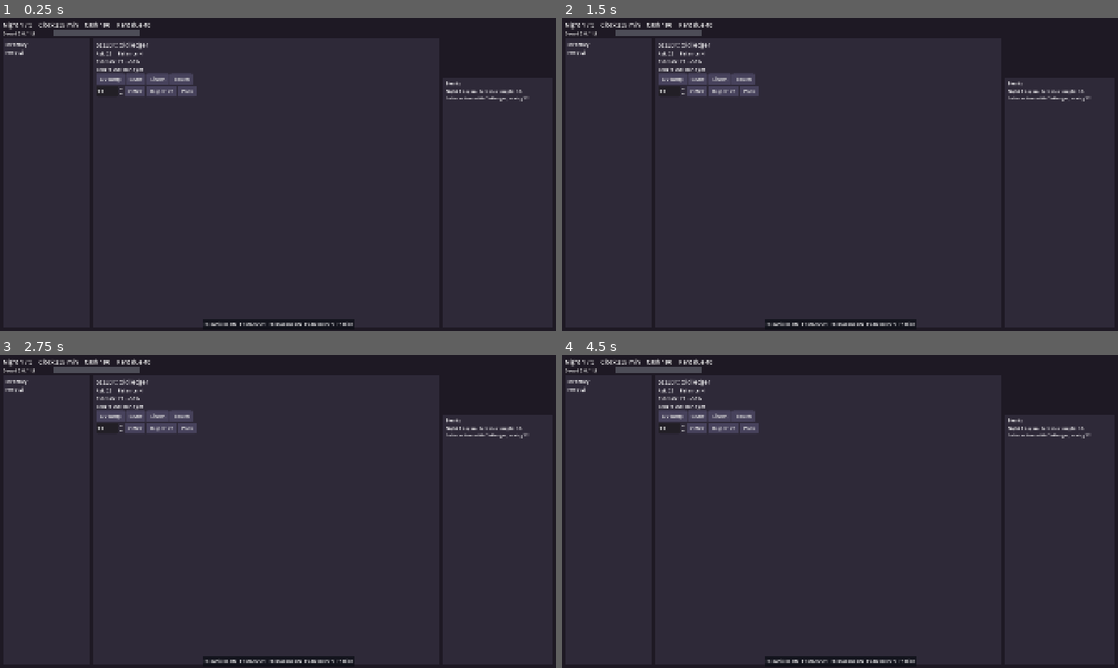
Above: before the commit, frames 1-4 (two rows, left to right).
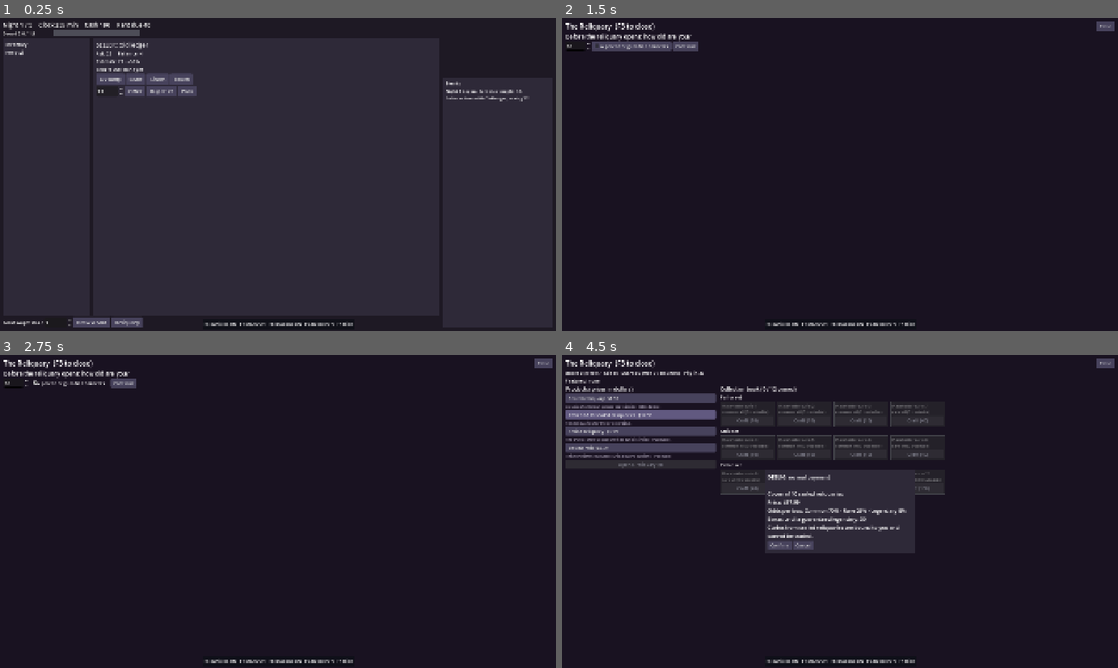
Above: after the commit, the same moments.

Repository: Proximo0/CursedPawn
Game: Godot game, scene res://game/shop/shop_debug.tscn
Two runs of this game, one before a commit and one after it. Both use one fixed random seed, a clock stepped at 60 frames per second and the inputs below.
Inputs (mouse positions are in pixels of both pictures, inside the frame that each line leads up to):
- Up to frame 1 (0.25 s): no input
- Up to frame 2 (1.5 s): click (650, 321) at 0.5 s, where only the run after the commit has a clickable "Draw a card"; click (689, 321) at 1.25 s, where only the run after the commit has a clickable "Reliquary"
- Up to frame 3 (2.75 s): click (72, 383) at 2 s, where only the run after the commit has a clickable "A parent or guardian consents"
- Up to frame 4 (4.5 s): click (684, 383) at 2.75 s, where only the run after the commit has a clickable "Continue"; click (639, 398) at 3.5 s, where only the run after the commit has a clickable "Sealed reliquary $1.99"; click (639, 414) at 4.25 s, where only the run after the commit has a clickable "Coven of 10 sealed reliquarie…"

The runs differ from the first frame. In frame 1, 0.6% of the frame differs, in the area x 0-26%, y 95-99%; in frame 2, 3.4%; in frame 3, 3.1%; in frame 4, 7.9%, in the area x 0-100%, y 1-63%.

Commit message:
Debug build: reliquary shop (F3) and tarot wager table
Age gate, products in dollars, confirm dialog with odds and pity, reveal, collection book with crafting and set
completion, dev featured picker. Tarot wager row in the shop; a won run leaves a free reliquary.

Co-Authored-By: Claude Opus 5.5 <noreply@anthropic.com>
Claude-Session: https://claude.ai/code/session_015fEAdbQ2FPPh8HLp7SgFtw

Diff:
--- /dev/null
+++ b/game/shop/relic_shop_panel.gd
@@ -0,0 +1,450 @@
+class_name RelicShopPanel
+extends CanvasLayer
+## Debug reliquary shop and collection book over CurioCollection and RelicStore. No real payment: the confirm
+## step calls RelicStore.fulfill directly. Toggle with F3 or ShopDebug's "Reliquary" button.
+
+const REVEAL_SECS: float = 1.5
+const CLOSED_TEXT: String = "The reliquary is closed to you."
+const LOCK_TEXT: String = "Curios from sealed reliquaries are bound to you and cannot be traded"
+const COLOR_COMMON: Color = Color(0.55, 0.55, 0.58)
+const COLOR_RARE: Color = Color(0.6, 0.3, 0.85)
+const COLOR_LEGENDARY: Color = Color(0.95, 0.78, 0.2)
+
+var collection: CurioCollection
+var store: RelicStore
+var payments: int = 0
+var reveal_left: float = 0.0
+
+var _root: Control
+var _age_box: VBoxContainer
+var _age_spin: SpinBox
+var _consent: CheckBox
+var _closed_label: Label
+var _shop_box: VBoxContainer
+var _stats_label: Label
+var _featured_label: Label
+var _products_box: VBoxContainer
+var _open_btn: Button
+var _book_box: VBoxContainer
+var _log_label: Label
+var _confirm_panel: PanelContainer
+var _confirm_label: Label
+var _confirm_id: String = ""
+var _reveal_panel: PanelContainer
+var _reveal_label: Label
+var _reveal_style: StyleBoxFlat
+var _featured_pick: OptionButton
+var _log_lines: Array[String] = []
+
+
+## "Common 70% - Rare 25% - Legendary 5%" from CurioCollection.odds().
+static func rsp_odds_text(odds: Dictionary) -> String:
+	var parts: PackedStringArray = []
+	for r: String in CurioCollection.RARITIES:
+		parts.append("%s %d%%" % [r.capitalize(), int(round(float(odds.get(r, 0.0)) * 100.0))])
+	return " · ".join(parts)
+
+
+static func rsp_rarity_color(rarity: String) -> Color:
+	match rarity:
+		CurioCollection.RARE:
+			return COLOR_RARE
+		CurioCollection.LEGENDARY:
+			return COLOR_LEGENDARY
+	return COLOR_COMMON
+
+
+## The confirm dialog body for a RelicStore.quote() dictionary.
+static func rsp_quote_text(q: Dictionary) -> String:
+	if q.is_empty():
+		return CLOSED_TEXT
+	var lines: PackedStringArray = ["DEBUG: no real payment", "", str(q["label"]), "Price: %s" % str(q["price"])]
+	if q.has("odds"):
+		lines.append("Odds per box: %s" % rsp_odds_text(q["odds"]))
+		lines.append("Boxes until a guaranteed legendary: %d" % int(q["pity_left"]))
+	if q.has("shows"):
+		var c: Dictionary = q["shows"]
+		lines.append("Contains: %s (%s)" % [str(c.get("name", "nothing")), str(c.get("rarity", "?"))])
+	lines.append(LOCK_TEXT + "." if not bool(q.get("tradeable", false)) else "Tradeable")
+	return "\n".join(lines)
+
+
+## The reveal text for a CurioCollection.open_box() result.
+static func rsp_reveal_text(r: Dictionary) -> String:
+	if r.is_empty():
+		return "No reliquary to open."
+	var lines: PackedStringArray = [str(r["rarity"]).to_upper(), str(r["name"]),
+		"NEW" if bool(r["new"]) else "Duplicate"]
+	if int(r["shards"]) > 0:
+		lines.append("+%d shards (bound)" % int(r["shards"]))
+	if bool(r.get("pity", false)):
+		lines.append("Pity legendary")
+	lines.append("Tradeable" if bool(r["tradeable"]) else "Bound to you")
+	return "\n".join(lines)
+
+
+## One collection book cell: "<name> x<owned> (<tradeable> tradeable)".
+static func rsp_cell_text(c: Dictionary, owned: int, trade: int) -> String:
+	return "%s\n%s  x%d (%d tradeable)" % [str(c["name"]), str(c["rarity"]), owned, trade]
+
+
+static func rsp_set_done_text(set_name: String) -> String:
+	return "Set complete: %s shop theme unlocked" % set_name
+
+
+func _ready() -> void:
+	layer = 5
+	collection = CurioCollection.create(Flags.seed_value(), Tuning.shared())
+	store = RelicStore.create(collection)
+	_build_ui()
+	_root.visible = false
+	_refresh()
+
+
+func _process(delta: float) -> void:
+	if reveal_left > 0.0:
+		reveal_left -= delta
+		if reveal_left <= 0.0:
+			_reveal_panel.visible = false
+
+
+func _unhandled_input(event: InputEvent) -> void:
+	var key := event as InputEventKey
+	if key != null and key.pressed and not key.echo and key.keycode == KEY_F3:
+		toggle()
+		get_viewport().set_input_as_handled()
+
+
+func toggle() -> void:
+	_root.visible = not _root.visible
+	_refresh()
+
+
+func is_shown() -> bool:
+	return _root.visible
+
+
+## The age question (once). Under 16 without consent leaves the shop closed.
+func submit_age(years: int, consent: bool) -> void:
+	store.set_age(years, consent)
+	_refresh()
+
+
+## Opens the confirm dialog for a product.
+func ask_buy(id: String) -> void:
+	var q: Dictionary = store.quote(id)
+	if q.is_empty():
+		return
+	_confirm_id = id
+	_confirm_label.text = rsp_quote_text(q)
+	_confirm_panel.visible = true
+
+
+func confirm_buy() -> void:
+	_confirm_panel.visible = false
+	if _confirm_id == "":
+		return
+	payments += 1
+	var entry: Dictionary = store.fulfill(_confirm_id, "debug-%d" % payments)
+	if entry.is_empty():
+		_log("Could not deliver %s." % _confirm_id)
+	else:
+		_log("Bought %s for %s." % [str(store.product(_confirm_id)["label"]), RelicStore.dollars(int(entry["price_cents"]))])
+		for c: Variant in entry["delivered"]:
+			_log("Received %s (tradeable)." % str((c as Dictionary).get("name", "?")))
+	_confirm_id = ""
+	_refresh()
+
+
+func open_one() -> Dictionary:
+	var r: Dictionary = collection.open_box()
+	if r.is_empty():
+		return r
+	_reveal_style.bg_color = rsp_rarity_color(str(r["rarity"])).darkened(0.35)
+	_reveal_style.border_color = rsp_rarity_color(str(r["rarity"]))
+	_reveal_label.text = rsp_reveal_text(r)
+	_confirm_panel.visible = false
+	_reveal_panel.visible = true
+	reveal_left = REVEAL_SECS
+	_log("Opened: %s." % str(r["name"]))
+	_refresh()
+	return r
+
+
+func craft_one(id: String) -> void:
+	var r: Dictionary = collection.craft(id)
+	_log("Crafted %s." % str(collection.curio(id)["name"]) if not r.is_empty() else "Not enough shards.")
+	_refresh()
+
+
+## Free reliquary for a won run (called by ShopDebug).
+func reward_run(run: RunState) -> int:
+	var n: int = collection.reward_run(run)
+	if n > 0:
+		_log("A free reliquary appears on the counter.")
+	_refresh()
+	return n
+
+
+func _log(line: String) -> void:
+	_log_lines.append(line)
+	while _log_lines.size() > 6:
+		_log_lines.pop_front()
+	if _log_label != null:
+		_log_label.text = "\n".join(_log_lines)
+
+
+func _refresh() -> void:
+	if _root == null:
+		return
+	for s: String in collection.claim_completed_sets():
+		_log(rsp_set_done_text(s))
+	var gated: bool = not store.age_checked
+	_age_box.visible = gated
+	_closed_label.visible = store.age_checked and not store.age_ok
+	_shop_box.visible = store.is_open()
+	if not store.is_open():
+		return
+	var c: CurioCollection = collection
+	_stats_label.text = "Boxes %d (free %d / paid %d)   Shards %d (free %d / bound %d)   Pity in %d" % [
+		c.boxes(), c.free_boxes, c.paid_boxes, c.shards_free + c.shards_locked, c.shards_free, c.shards_locked,
+		c.pity_left()]
+	var feat: Dictionary = c.curio(c.featured_id)
+	_featured_label.text = "Featured: %s" % (str(feat["name"]) if not feat.is_empty() else "none")
+	_open_btn.disabled = c.boxes() <= 0
+	_open_btn.text = "Open a reliquary (%d)" % c.boxes()
+	_rebuild_products()
+	_rebuild_book()
+	_log_label.text = "\n".join(_log_lines)
+
+
+func _rebuild_products() -> void:
+	_clear(_products_box)
+	for p: Dictionary in store.products:
+		var b := Button.new()
+		b.text = "%s  %s" % [str(p["label"]), RelicStore.dollars(int(p["price_cents"]))]
+		b.tooltip_text = str(p.get("blurb", ""))
+		b.alignment = HORIZONTAL_ALIGNMENT_LEFT
+		b.pressed.connect(ask_buy.bind(str(p["id"])))
+		_products_box.add_child(b)
+		var blurb := _label_of(str(p.get("blurb", "")), 13, 520.0)
+		blurb.add_theme_color_override("font_color", Color(0.65, 0.62, 0.7))
+		_products_box.add_child(blurb)
+
+
+func _rebuild_book() -> void:
+	_clear(_book_box)
+	_book_box.add_child(_label_of("Collection book (%d / %d owned)" % [collection.owned.size(), collection.curios.size()], 18))
+	var groups: Dictionary = collection.sets()
+	for set_name: String in groups:
+		_book_box.add_child(_label_of("%s set%s" % [set_name.capitalize(), "  (complete)" if collection.claimed_sets.has(set_name) else ""], 16))
+		var row := HBoxContainer.new()
+		row.add_theme_constant_override("separation", 6)
+		_book_box.add_child(row)
+		for id: Variant in groups[set_name]:
+			row.add_child(_cell(collection.curio(str(id))))
+
+
+func _cell(cur: Dictionary) -> Control:
+	var id: String = str(cur["id"])
+	var have: int = int(collection.owned.get(id, 0))
+	var pc := PanelContainer.new()
+	pc.custom_minimum_size = Vector2(190, 0)
+	var sb := StyleBoxFlat.new()
+	var col: Color = rsp_rarity_color(str(cur["rarity"]))
+	sb.bg_color = col.darkened(0.6) if have > 0 else Color(0.14, 0.13, 0.16)
+	sb.border_color = col if have > 0 else Color(0.25, 0.25, 0.28)
+	sb.set_border_width_all(2)
+	sb.set_content_margin_all(6.0)
+	pc.add_theme_stylebox_override("panel", sb)
+	var v := VBoxContainer.new()
+	pc.add_child(v)
+	var l := _label_of(rsp_cell_text(cur, have, int(collection.tradeable.get(id, 0))), 13, 175.0)
+	if have <= 0:
+		l.modulate = Color(1, 1, 1, 0.4)
+	v.add_child(l)
+	var cost: int = collection.craft_cost(id)
+	var craft := Button.new()
+	craft.text = "Craft (%d)" % cost
+	craft.disabled = collection.shards_free + collection.shards_locked < cost
+	craft.pressed.connect(craft_one.bind(id))
+	v.add_child(craft)
+	return pc
+
+
+func _clear(box: Control) -> void:
+	for ch: Node in box.get_children():
+		box.remove_child(ch)
+		ch.queue_free()
+
+
+func _label_of(text: String, size: int = 16, wrap_width: float = 0.0) -> Label:
+	var l := Label.new()
+	l.text = text
+	l.add_theme_font_size_override("font_size", size)
+	if wrap_width > 0.0:
+		l.autowrap_mode = TextServer.AUTOWRAP_WORD_SMART
+		l.custom_minimum_size = Vector2(wrap_width, 0)
+	return l
+
+
+func _make_theme() -> Theme:
+	var th := Theme.new()
+	th.default_font_size = 16
+	var states: Dictionary = {
+		"normal": Color(0.28, 0.26, 0.36), "hover": Color(0.38, 0.35, 0.5),
+		"pressed": Color(0.5, 0.3, 0.3), "disabled": Color(0.18, 0.17, 0.2),
+	}
+	for st: String in states:
+		var sb := StyleBoxFlat.new()
+		sb.bg_color = states[st]
+		sb.set_corner_radius_all(4)
+		sb.content_margin_left = 10.0
+		sb.content_margin_right = 10.0
+		sb.content_margin_top = 4.0
+		sb.content_margin_bottom = 4.0
+		th.set_stylebox(st, "Button", sb)
+	th.set_color("font_disabled_color", "Button", Color(0.5, 0.5, 0.55))
+	var panel := StyleBoxFlat.new()
+	panel.bg_color = Color(0.18, 0.16, 0.22)
+	panel.set_content_margin_all(10.0)
+	th.set_stylebox("panel", "PanelContainer", panel)
+	return th
+
+
+func _build_ui() -> void:
+	_root = Control.new()
+	_root.set_anchors_preset(Control.PRESET_FULL_RECT)
+	_root.theme = _make_theme()
+	add_child(_root)
+	var bg := ColorRect.new()
+	bg.color = Color(0.1, 0.07, 0.13)
+	bg.set_anchors_preset(Control.PRESET_FULL_RECT)
+	_root.add_child(bg)
+	var margin := MarginContainer.new()
+	margin.set_anchors_preset(Control.PRESET_FULL_RECT)
+	for side: String in ["left", "right", "top", "bottom"]:
+		margin.add_theme_constant_override("margin_" + side, 12)
+	_root.add_child(margin)
+	var page := VBoxContainer.new()
+	margin.add_child(page)
+	var head := HBoxContainer.new()
+	page.add_child(head)
+	var title := _label_of("The Reliquary  (F3 to close)", 24)
+	title.size_flags_horizontal = Control.SIZE_EXPAND_FILL
+	head.add_child(title)
+	var close := Button.new()
+	close.text = "Close"
+	close.pressed.connect(toggle)
+	head.add_child(close)
+	_build_age_gate(page)
+	_closed_label = _label_of(CLOSED_TEXT, 28)
+	_closed_label.add_theme_color_override("font_color", Color(1.0, 0.4, 0.4))
+	_closed_label.visible = false
+	page.add_child(_closed_label)
+	_shop_box = VBoxContainer.new()
+	_shop_box.size_flags_vertical = Control.SIZE_EXPAND_FILL
+	page.add_child(_shop_box)
+	_build_shop(_shop_box)
+	_build_overlays()
+
+
+func _build_age_gate(page: VBoxContainer) -> void:
+	_age_box = VBoxContainer.new()
+	page.add_child(_age_box)
+	_age_box.add_child(_label_of("Before the reliquary opens: how old are you?", 20))
+	var row := HBoxContainer.new()
+	_age_box.add_child(row)
+	_age_spin = SpinBox.new()
+	_age_spin.min_value = 1
+	_age_spin.max_value = 120
+	_age_spin.value = 18
+	row.add_child(_age_spin)
+	_consent = CheckBox.new()
+	_consent.text = "A parent or guardian consents"
+	row.add_child(_consent)
+	var go := Button.new()
+	go.text = "Continue"
+	go.pressed.connect(func() -> void: submit_age(int(_age_spin.value), _consent.button_pressed))
+	row.add_child(go)
+
+
+func _build_shop(box: VBoxContainer) -> void:
+	_stats_label = _label_of("", 16)
+	box.add_child(_stats_label)
+	var feat_row := HBoxContainer.new()
+	box.add_child(feat_row)
+	_featured_label = _label_of("", 16)
+	feat_row.add_child(_featured_label)
+	if Flags.dev_menu():
+		_featured_pick = OptionButton.new()
+		_featured_pick.add_item("Set featured: none")
+		for c: Dictionary in collection.curios:
+			_featured_pick.add_item(str(c["name"]))
+		_featured_pick.item_selected.connect(_on_featured_picked)
+		feat_row.add_child(_featured_pick)
+	var cols := HBoxContainer.new()
+	cols.size_flags_vertical = Control.SIZE_EXPAND_FILL
+	cols.add_theme_constant_override("separation", 14)
+	box.add_child(cols)
+	var left := VBoxContainer.new()
+	left.custom_minimum_size = Vector2(430, 0)
+	cols.add_child(left)
+	left.add_child(_label_of("Products (prices in dollars)", 18))
+	_products_box = VBoxContainer.new()
+	left.add_child(_products_box)
+	_open_btn = Button.new()
+	_open_btn.pressed.connect(open_one)
+	left.add_child(_open_btn)
+	_log_label = _label_of("", 14, 420.0)
+	left.add_child(_log_label)
+	var scroll := ScrollContainer.new()
+	scroll.size_flags_horizontal = Control.SIZE_EXPAND_FILL
+	scroll.horizontal_scroll_mode = ScrollContainer.SCROLL_MODE_DISABLED
+	cols.add_child(scroll)
+	_book_box = VBoxContainer.new()
+	_book_box.size_flags_horizontal = Control.SIZE_EXPAND_FILL
+	scroll.add_child(_book_box)
+
+
+func _build_overlays() -> void:
+	_confirm_panel = PanelContainer.new()
+	_confirm_panel.set_anchors_preset(Control.PRESET_CENTER)
+	_confirm_panel.custom_minimum_size = Vector2(520, 0)
+	_confirm_panel.grow_horizontal = Control.GROW_DIRECTION_BOTH
+	_confirm_panel.grow_vertical = Control.GROW_DIRECTION_BOTH
+	var cv := VBoxContainer.new()
+	_confirm_panel.add_child(cv)
+	_confirm_label = _label_of("", 18, 500.0)
+	cv.add_child(_confirm_label)
+	var row := HBoxContainer.new()
+	cv.add_child(row)
+	var ok := Button.new()
+	ok.text = "Confirm"
+	ok.pressed.connect(confirm_buy)
+	row.add_child(ok)
+	var no := Button.new()
+	no.text = "Cancel"
+	no.pressed.connect(func() -> void: _confirm_panel.visible = false)
+	row.add_child(no)
+	_confirm_panel.visible = false
+	_root.add_child(_confirm_panel)
+	_reveal_panel = PanelContainer.new()
+	_reveal_panel.set_anchors_preset(Control.PRESET_CENTER)
+	_reveal_panel.custom_minimum_size = Vector2(360, 200)
+	_reveal_panel.grow_horizontal = Control.GROW_DIRECTION_BOTH
+	_reveal_panel.grow_vertical = Control.GROW_DIRECTION_BOTH
+	_reveal_style = StyleBoxFlat.new()
+	_reveal_style.set_border_width_all(4)
+	_reveal_style.set_content_margin_all(16.0)
+	_reveal_panel.add_theme_stylebox_override("panel", _reveal_style)
+	_reveal_label = _label_of("", 24)
+	_reveal_label.horizontal_alignment = HORIZONTAL_ALIGNMENT_CENTER
+	_reveal_panel.add_child(_reveal_label)
+	_reveal_panel.visible = false
+	_root.add_child(_reveal_panel)
+
+
+func _on_featured_picked(index: int) -> void:
+	collection.set_featured("" if index == 0 else str(collection.curios[index - 1]["id"]))
+	_refresh()
--- a/game/shop/shop_debug.gd
+++ b/game/shop/shop_debug.gd
@@ -30,6 +30,10 @@
 var _end_box: VBoxContainer
 var _end_label: Label
 var _offer_spin: SpinBox
+var _wager_spin: SpinBox
+var _wager_btn: Button
+var _relics: RelicShopPanel
+var _rewarded: bool = false
 
 
 ## One event Dictionary as a readable log line.
@@ -68,6 +72,9 @@
 			return "RUN LOST on night %d: cash %d, rent %d." % [int(e["night"]), int(e["cash"]), int(e["rent"])]
 		"run_won":
 			return "RUN WON with %d cash." % int(e["cash"])
+		"wager":
+			return "Tarot: %s. %s Stake %d, payout %d%s." % [str(e["card"]), str(e.get("text", "")), int(e["stake"]),
+				int(e["payout"]), " (dread +%.1f)" % float(e["dread"]) if float(e.get("dread", 0.0)) > 0.0 else ""]
 		"invalid":
 			return "Can't do that: %s." % str(e.get("why", "?"))
 	return "Unknown event %s" % str(e.get("e", "?"))
@@ -102,6 +109,8 @@
 	add_child(_overlay)
 	add_child(FrameStamp.new())
 	add_child(RenderToggles.new())
+	_relics = RelicShopPanel.new()
+	add_child(_relics)
 	catalog = Catalog.load_default()
 	new_run(Flags.seed_value())
 
@@ -129,6 +138,7 @@
 	rec = RunRecording.begin(run, seed_in, catalog, Tuning.shared())
 	log_lines.clear()
 	_end_box.visible = false
+	_rewarded = false
 	_wake_label.visible = false
 	wake_left = 0.0
 	_on_events(run.last_events)
@@ -177,7 +187,15 @@
 		lines.append("%s  est %d  tells %d" % [item["name"], int(item["est"]), int(item["tells"])])
 	_inventory_label.text = "\n".join(lines) if not lines.is_empty() else "(empty)"
 	_rebuild_customer()
+	var cap: int = run.max_wager()
+	_wager_spin.max_value = maxi(1, cap)
+	_wager_spin.value = clampi(int(_wager_spin.value), 1, maxi(1, cap))
+	_wager_btn.disabled = cap < 1 or run.customer.is_empty()
 	if run.is_over():
+		if run.won and not _rewarded and _relics != null:
+			_rewarded = true
+			_relics.reward_run(run)
+			_log("A free reliquary appears on the counter.")
 		_end_box.visible = true
 		_end_label.text = "RUN WON, cash %d" % run.cash if run.won else "RUN LOST on night %d" % run.night
 		_end_label.add_theme_color_override("font_color", Color(0.5, 0.9, 0.5) if run.won else Color(1.0, 0.35, 0.35))
@@ -256,6 +274,14 @@
 	decline.size_flags_horizontal = Control.SIZE_SHRINK_BEGIN
 	decline.pressed.connect(act.bind({"t": "pass"}))
 	_customer_box.add_child(decline)
+
+
+func _on_wager() -> void:
+	act({"t": "wager", "amount": int(_wager_spin.value)})
+
+
+func _on_reliquary() -> void:
+	_relics.toggle()
 
 
 func _on_offer() -> void:
@@ -357,6 +383,21 @@
 	mid.add_child(cust_panel)
 	_customer_box = VBoxContainer.new()
 	cust_panel.add_child(_customer_box)
+	var wager_row := HBoxContainer.new()
+	left.add_child(wager_row)
+	wager_row.add_child(_label_of("Tarot wager stake"))
+	_wager_spin = SpinBox.new()
+	_wager_spin.min_value = 1
+	_wager_spin.max_value = 1
+	wager_row.add_child(_wager_spin)
+	_wager_btn = Button.new()
+	_wager_btn.text = "Draw a card"
+	_wager_btn.pressed.connect(_on_wager)
+	wager_row.add_child(_wager_btn)
+	var relic_btn := Button.new()
+	relic_btn.text = "Reliquary"
+	relic_btn.pressed.connect(_on_reliquary)
+	wager_row.add_child(relic_btn)
 	var right := VBoxContainer.new()
 	right.custom_minimum_size = Vector2(380, 0)
 	cols.add_child(right)
--- /dev/null
+++ b/tests/unit/test_relic_shop_panel.gd
@@ -0,0 +1,30 @@
+extends TestCase
+
+
+func test_odds_text() -> void:
+	assert_eq(RelicShopPanel.rsp_odds_text({"common": 0.7, "rare": 0.25, "legendary": 0.05}),
+		"Common 70% · Rare 25% · Legendary 5%")
+
+
+func test_rarity_colors_differ() -> void:
+	assert_true(RelicShopPanel.rsp_rarity_color("rare") != RelicShopPanel.rsp_rarity_color("legendary"))
+	assert_true(RelicShopPanel.rsp_rarity_color("common") != RelicShopPanel.rsp_rarity_color("rare"))
+
+
+func test_quote_text_sealed_and_scried() -> void:
+	var store := RelicStore.create(CurioCollection.create(1, Tuning.new()))
+	assert_eq(RelicShopPanel.rsp_quote_text({}), RelicShopPanel.CLOSED_TEXT)
+	store.set_age(30)
+	var sealed: String = RelicShopPanel.rsp_quote_text(store.quote("sealed_1"))
+	assert_true(sealed.contains("$1.99") and sealed.contains("Common") and sealed.contains("cannot be traded"))
+	assert_true(sealed.contains("DEBUG: no real payment"))
+	var scried: String = RelicShopPanel.rsp_quote_text(store.quote("scried_1"))
+	assert_true(scried.contains("Contains:") and scried.contains("Tradeable"))
+
+
+func test_reveal_text() -> void:
+	var t: String = RelicShopPanel.rsp_reveal_text({"rarity": "rare", "name": "Cup", "new": false, "shards": 5,
+		"tradeable": false, "pity": false})
+	assert_true(t.contains("Duplicate") and t.contains("+5 shards") and t.contains("Bound"))
+	assert_true(RelicShopPanel.rsp_set_done_text("attic").contains("attic shop theme unlocked"))
+	assert_true(RelicShopPanel.rsp_cell_text({"name": "A", "rarity": "rare"}, 2, 1).contains("x2 (1 tradeable)"))
--- a/tests/unit/test_shop_debug.gd
+++ b/tests/unit/test_shop_debug.gd
@@ -15,6 +15,7 @@
 	{"e": "run_lost", "night": 2, "cash": 5, "rent": 60},
 	{"e": "run_won", "cash": 300},
 	{"e": "invalid", "why": "tool uv"},
+	{"e": "wager", "card": "The Fool", "text": "Luck turns.", "stake": 10, "payout": 20, "dread": 1.0},
 ]
 
 
@@ -39,3 +40,15 @@
 	run.start(3, Catalog.load_default(), Tuning.new())
 	var s: String = DebugOverlay.ov_format(run.debug_frame())
 	assert_true(s.contains("night 1") and s.contains("night_start"))
+
+
+func test_wager_text() -> void:
+	var t: String = ShopDebug.sd_event_text(SD_EVENTS[14])
+	assert_true(t.contains("The Fool") and t.contains("Luck turns.") and t.contains("payout 20"))
+
+
+func test_wager_through_run() -> void:
+	var run := RunState.new()
+	var rec := RunRecording.begin(run, 5, Catalog.load_default(), Tuning.new())
+	var ev: Array[Dictionary] = rec.drive(run, {"t": "wager", "amount": maxi(1, run.max_wager())})
+	assert_true(ev.size() > 0 and ShopDebug.sd_event_text(ev[0]) != "" and not ShopDebug.sd_event_text(ev[0]).begins_with("Unknown"))
Not shown, added: game/shop/relic_shop_panel.gd.uid
Not shown, added: tests/unit/test_relic_shop_panel.gd.uid
Not shown, changed: docs/agent_brief.md
